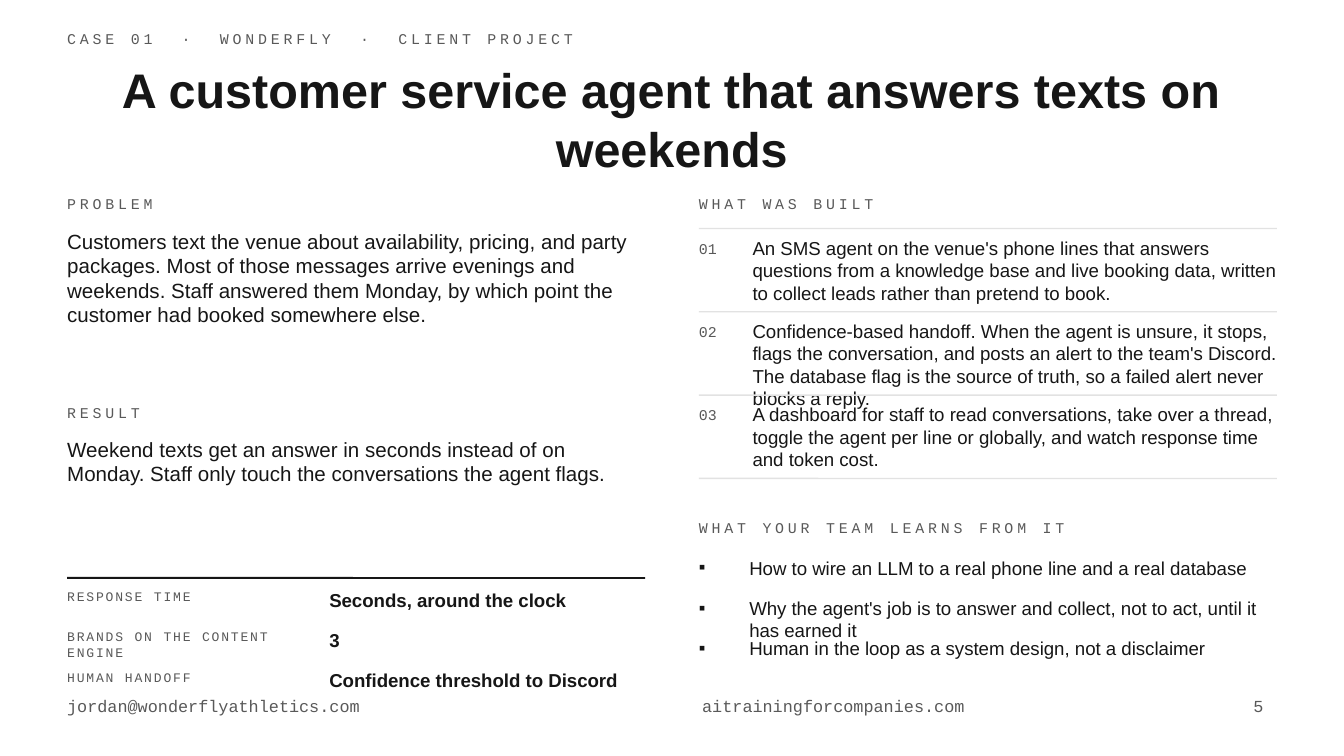
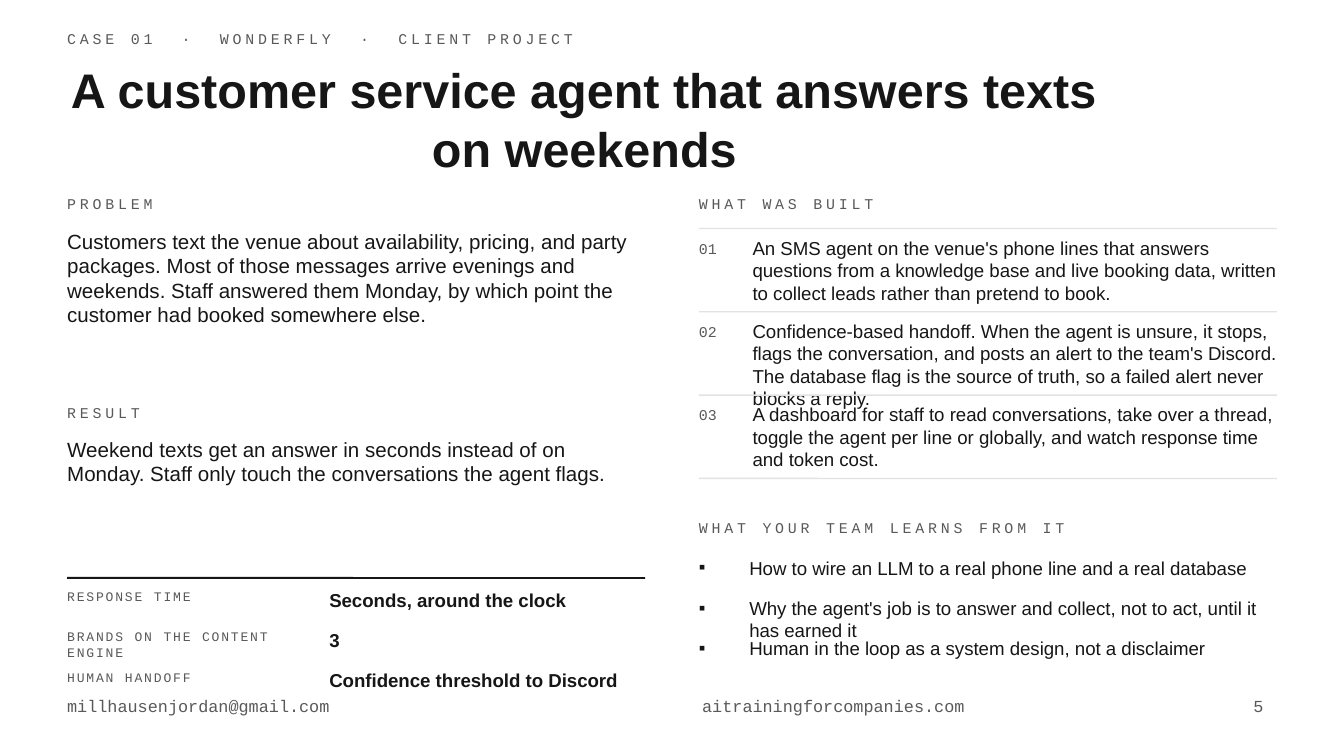
Before and after one commit to wonderfly123/ai-training-for-companies, a slide deck: slide 5 of docs/deck/AI-Training-For-Companies.pptx. Drawn at 1344x756 pixels with LibreOffice and Linux fonts; fonts in the diff are those of the drawing. Boxes give left, top, right and bottom in pixels: in the first picture for what was removed or moved away, otherwise in the second. Text is boxed around its words. In the diff, an @@ line names an element or a change of style, - is before the commit and + after.

```diff
--- a/docs/deck/AI-Training-For-Companies.pptx
+++ b/docs/deck/AI-Training-For-Companies.pptx
@@ title "A customer service agent that ..." rewrapped from (122,73,1220,168) to (71,73,1096,168) @@
@@ text at (67,700,329,716): text changed @@
-jordan@wonderflyathletics.com
+millhausenjordan@gmail.com
```
Also in this commit, not shown: 12 other slides changed, 6 other files.
